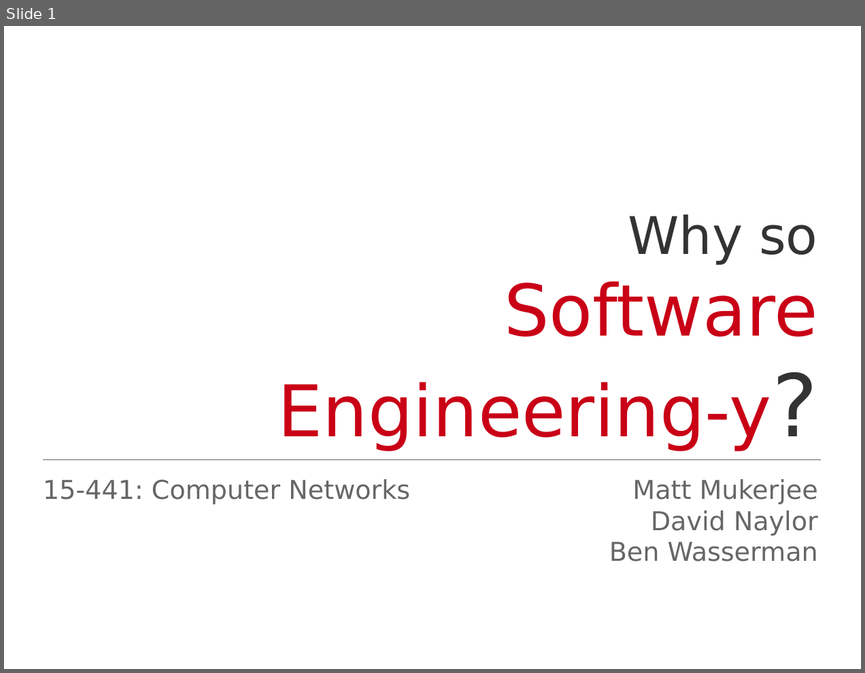
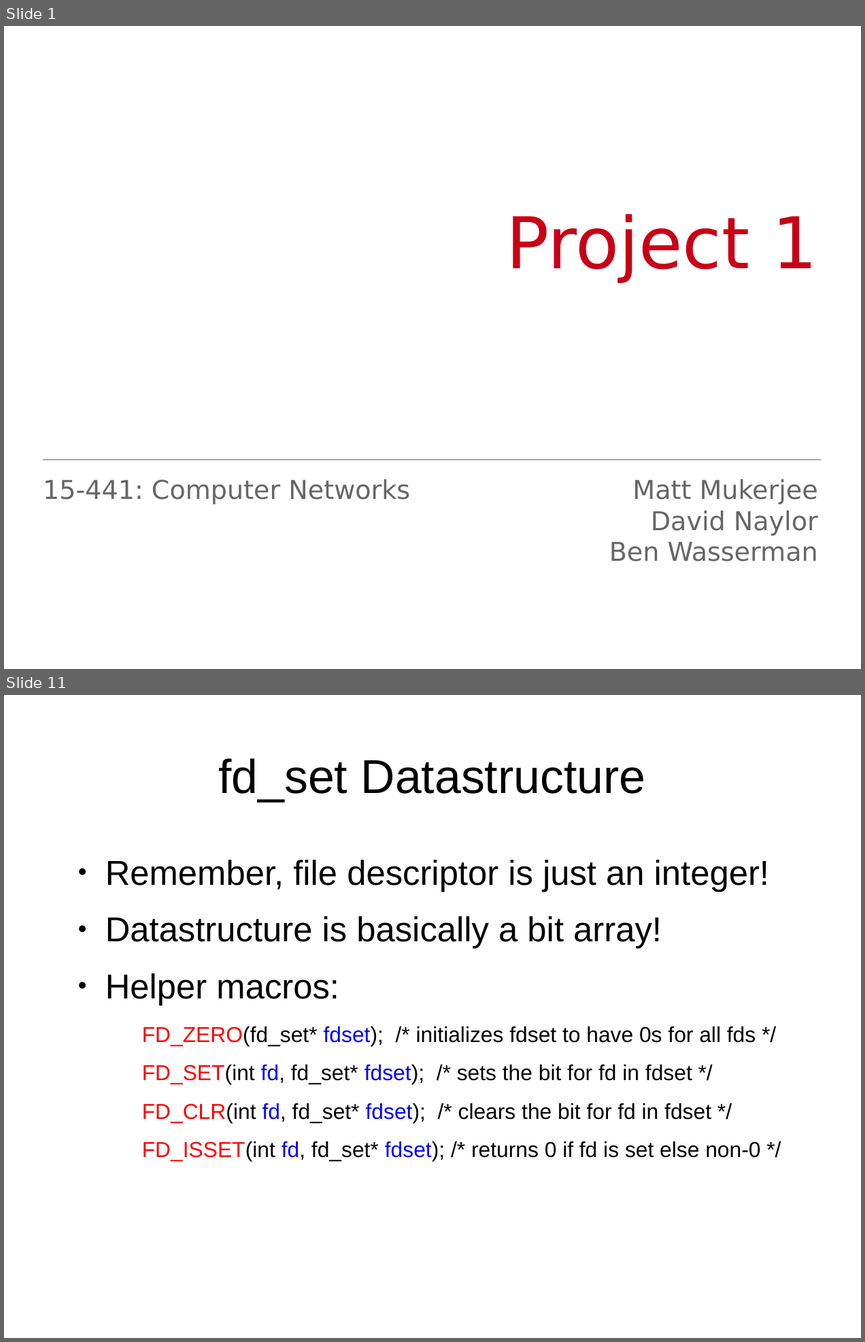
Before and after one commit to Jarvishappy/15-441-Recitation-Sessions, a slide deck: recitation2/src/recitation2.odp. Shown one above the other, each under a label of ours: slide 1 before the commit, slides 1 and 11 after it; the slides between them are not shown. The pictures are 865x673 and 865x1342 pixels, drawn with LibreOffice and Linux fonts; fonts in the diff are those of the drawing. Boxes give left, top, right and bottom in pixels: in the first picture for what was removed or moved away, otherwise in the second. Text is boxed around its words. In the diff, an @@ line names an element or a change of style, - is before the commit and + after.

```diff
--- a/recitation2/src/recitation2.odp
+++ b/recitation2/src/recitation2.odp
@@ slide 11 added at (x1=4, y1=695, x2=861, y2=1338), background #FFFFFF @@
@@ title added at (x1=218, y1=758, x2=646, y2=802), 44 pt, text #000000 @@
+fd_set Datastructure
@@ text added at (x1=105, y1=860, x2=769, y2=1160), 20 pt, text #000000 @@
+● Remember, file descriptor is just an integer!
+● Datastructure is basically a bit array!
+● Helper macros:
+  FD_ZERO(fd_set* fdset); /* initializes fdset to have 0s for all fds */
+  FD_SET(int fd, fd_set* fdset); /* sets the bit for fd in fdset */
+  FD_CLR(int fd, fd_set* fdset); /* clears the bit for fd in fdset */
+  FD_ISSET(int fd, fd_set* fdset); /* returns 0 if fd is set else non-0 */
@@ slide 1 changed as well @@
@@ subtitle at (x1=506, y1=214, x2=818, y2=282): text changed @@
-Why so
-Software Engineering-y?
+Project 1
```
Also in this commit, not shown: 21 other slides added, 38 slides removed, 11 other files.
